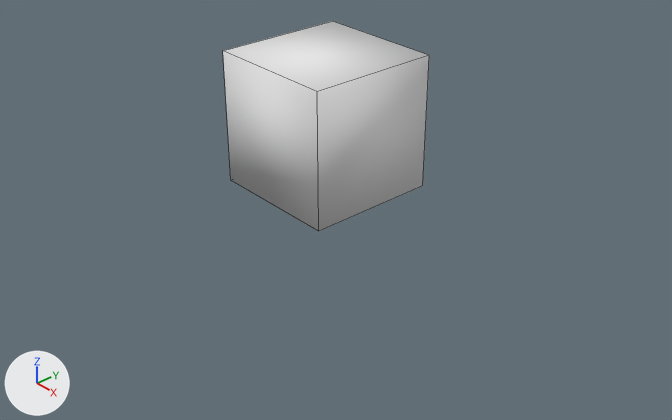
Two versions of the Blender file SDL2GL/3DModels/CUBE.blend, one commit apart.
One viewpoint serves both versions: a 50 mm lens placed at (9.25, -7.95, 5.34), pointed at (0.76, -0.47, -0.97). Lighting does not change. The marker at lower left points along +X, +Y and +Z. Mesh edges are drawn as thin lines.

The scene before the commit, as lines of its bpy script (objects in view):
```python
me_cube = bpy.data.meshes.new('Cube')
me_cube.from_pydata(...)  # a box spanning x -1.0..1.0, y -1.0..1.0, z -1.0..1.0
me_cube.materials.append(mat_material)  # its picture is missing
ob_cube = bpy.data.objects.new('Cube', me_cube)
ob_cube.location = (0.0, 0.0, 0.0)
```
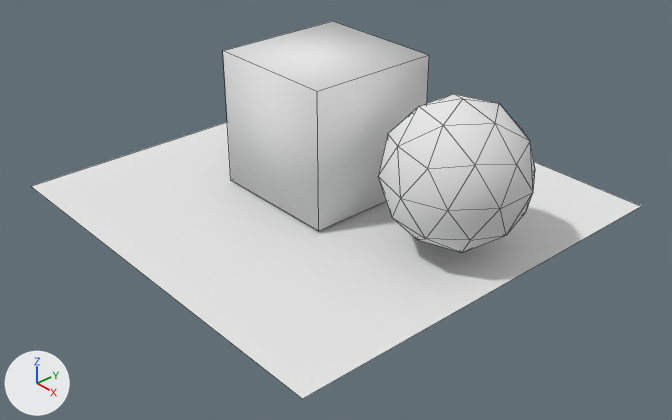
The newer file is also turned or shifted as a whole; pictures and numbers use the older file's frame.

Location of each change, [x1, y1, x2, y2] in pixels of the pictures (672 x 420 px):
'Plane', added: after [31, 122, 641, 399]
'Icosphere', added: after [378, 94, 535, 253]

What changed in the scene script:
```text
Add mat_icomaterial:
    mat_icomaterial = diffuse_material('icomaterial')
    mat_icomaterial.base_color = (0.8, 0.8, 0.8)  # white #e7e7e7
Add mat_icomaterial2:
    mat_icomaterial2 = diffuse_material('icomaterial2')
    mat_icomaterial2.base_color = (0.8, 0.8, 0.8)  # white #e7e7e7
Add mat_materialfloor:
    mat_materialfloor = diffuse_material('MaterialFloor')
    mat_materialfloor.base_color = (0.8, 0.8, 0.8)  # white #e7e7e7
Add me_icosphere:
    me_icosphere.from_pydata(...)  # an icosphere of 80 faces spanning x -0.95..0.95, y -1.0..1.0, z -1.0..1.0
Add me_floor:
    me_floor.from_pydata([(-2.76, -3.72, 0.0), (3.51, -3.72, 0.0), (-2.76, 2.49, 0.0), (3.51, 2.49, 0.0)], [], [(0, 1, 3, 2)])
    me_floor.materials.append(mat_materialfloor)  # its picture is missing
Add ob_icosphere:
    ob_icosphere = bpy.data.objects.new('Icosphere', me_icosphere)
    ob_icosphere.location = (2.41, 0.1, 0.05)
    ob_icosphere.material_slots[0].link = 'OBJECT'; ob_icosphere.material_slots[0].material = mat_icomaterial  # its picture is missing
    ob_icosphere.material_slots[1].link = 'OBJECT'; ob_icosphere.material_slots[1].material = mat_icomaterial2  # its picture is missing
Add ob_plane:
    ob_plane = bpy.data.objects.new('Plane', me_floor)
    ob_plane.location = (-0.08, 0.43, -1.04)
```
